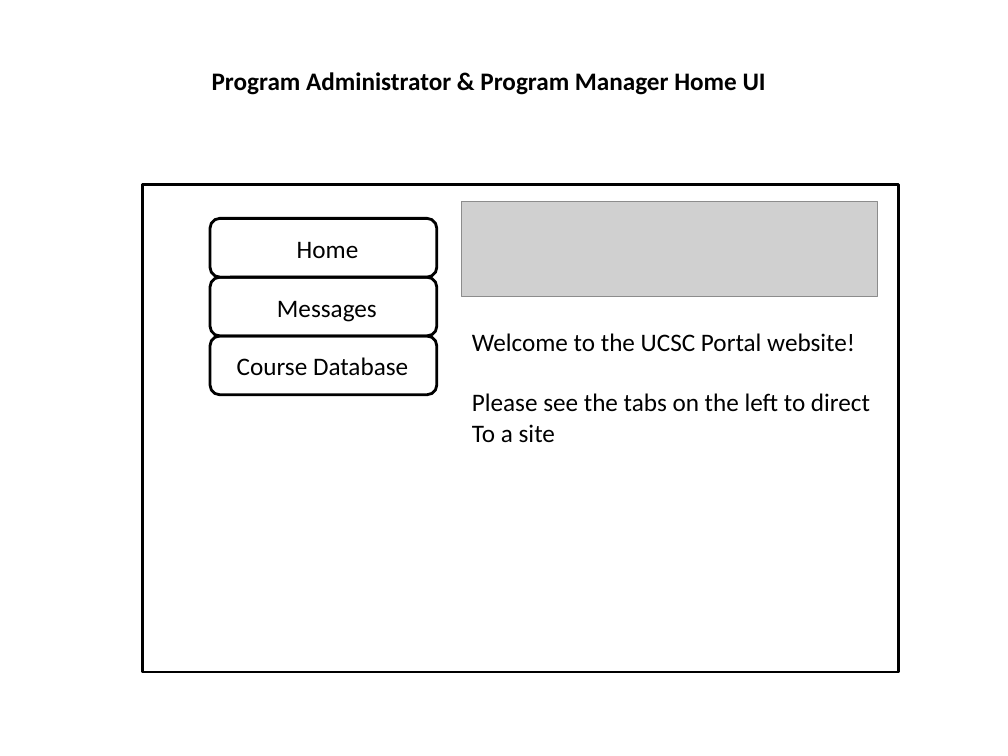
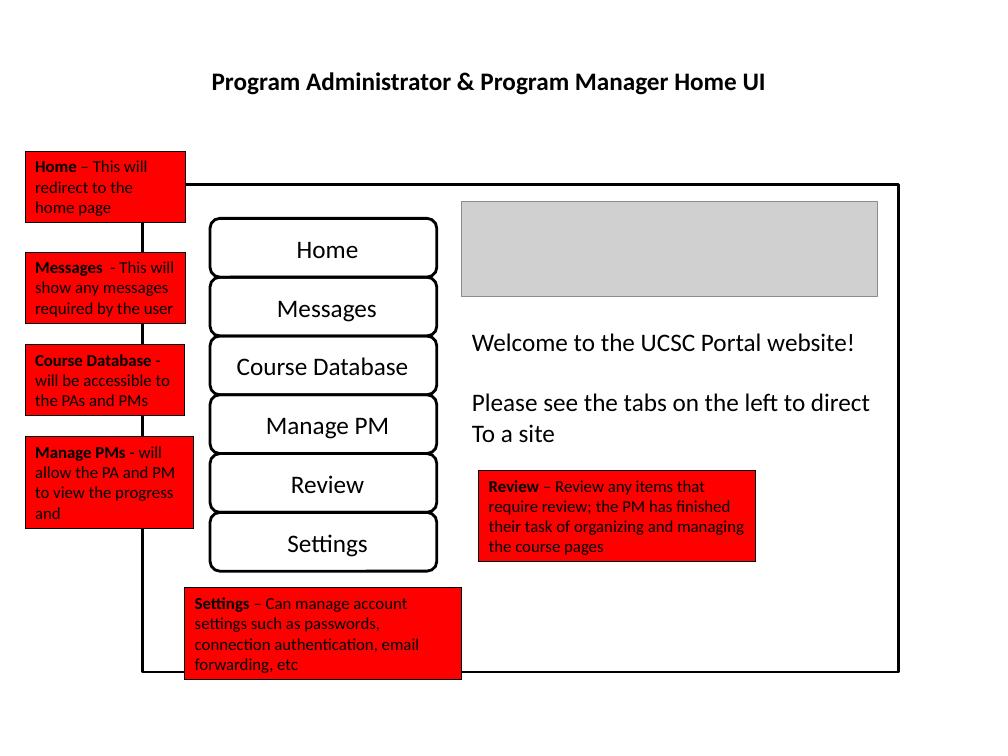
Before and after one commit to bpross/MyCourses-Scheduler, a slide deck: slide 2 of docs/requirements/Preliminary User Interface.pptx. Drawn at 1008x756 pixels with LibreOffice and Linux fonts; fonts in the diff are those of the drawing; grey boxes stand for pictures. Boxes give left, top, right and bottom in pixels: in the first picture for what was removed or moved away, otherwise in the second. Text is boxed around its words. In the diff, an @@ line names an element or a change of style, - is before the commit and + after.

```diff
--- a/docs/requirements/Preliminary User Interface.pptx
+++ b/docs/requirements/Preliminary User Interface.pptx
@@ rectangle added at (25,151,185,223), fill #FF0000, outline #000000 0.75 pt, 12 pt, text #000000 @@
+Home – This will redirect to the home page
@@ rectangle added at (25,252,185,324), fill #FF0000, outline #000000 0.75 pt, 12 pt, text #000000 @@
+Messages - This will show any messages required by the user
@@ rectangle added at (25,345,184,416), fill #FF0000, outline #000000 0.75 pt, 12 pt, text #000000 @@
+Course Database - will be accessible to the PAs and PMs
@@ rounded rectangle added at (210,395,436,454), outline #000000 2 pt @@
@@ text added at (266,417,390,439), 18 pt, text #000000 @@
+Manage PM
@@ rectangle added at (25,436,194,528), fill #FF0000, outline #000000 0.75 pt, 12 pt, text #000000 @@
+Manage PMs - will allow the PA and PM to view the progress and
@@ rounded rectangle added at (210,454,436,512), outline #000000 2 pt @@
@@ text added at (291,475,364,493), 18 pt, text #000000 @@
+Review
@@ rectangle added at (479,471,756,562), fill #FF0000, outline #000000 0.75 pt, 12 pt, text #000000 @@
+Review – Review any items that require review; the PM has finished their task of organizing and managing the course pages
@@ rounded rectangle added at (210,512,436,571), outline #000000 2 pt @@
@@ text added at (287,534,367,557), 18 pt, text #000000 @@
+Settings
@@ rectangle added at (184,588,462,679), fill #FF0000, outline #000000 0.75 pt, 12 pt, text #000000 @@
+Settings – Can manage account settings such as passwords, connection authentication, email forwarding, etc
```
Also in this commit, not shown: 1 other slide changed, 4 slides added.
